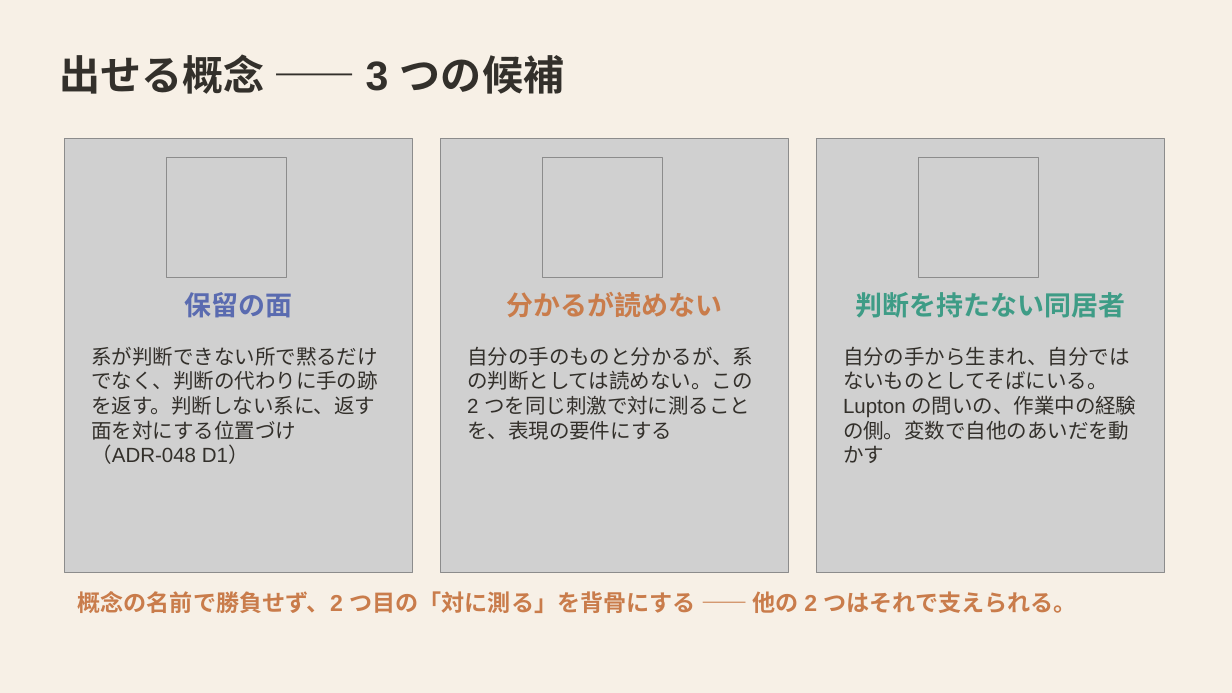
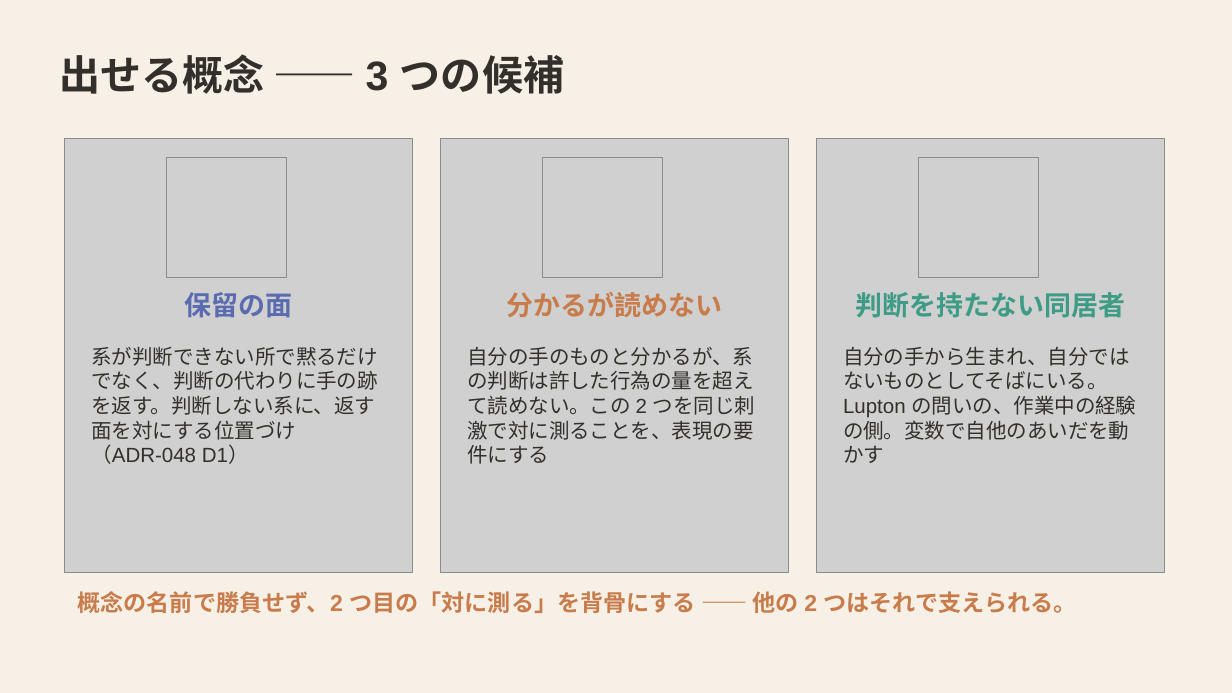
Before and after one commit to mikotomiura/GSE-prototype, a slide deck: slide 20 of docs/slides/project-overview/GSE_handmark_design.pptx. Drawn at 1232x693 pixels with LibreOffice and Linux fonts; fonts in the diff are those of the drawing; grey boxes stand for pictures. Boxes give left, top, right and bottom in pixels: in the first picture for what was removed or moved away, otherwise in the second. Text is boxed around its words. In the diff, an @@ line names an element or a change of style, - is before the commit and + after.

```diff
--- a/docs/slides/project-overview/GSE_handmark_design.pptx
+++ b/docs/slides/project-overview/GSE_handmark_design.pptx
@@ text at <box>467,347,755,464</box>: text changed @@
-自分の手のものと分かるが、系の判断としては読めない。この 2 つを同じ刺激で対に測ることを、表現の要件にする
+自分の手のものと分かるが、系の判断は許した行為の量を超えて読めない。この 2 つを同じ刺激で対に測ることを、表現の要件にする
```
Also in this commit, not shown: 5 other slides changed, 7 other files.
